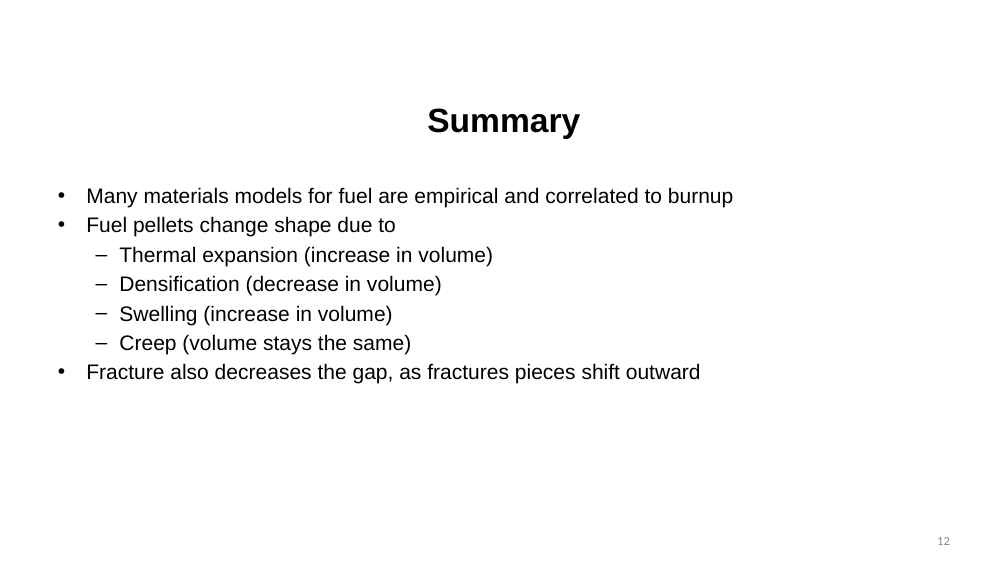
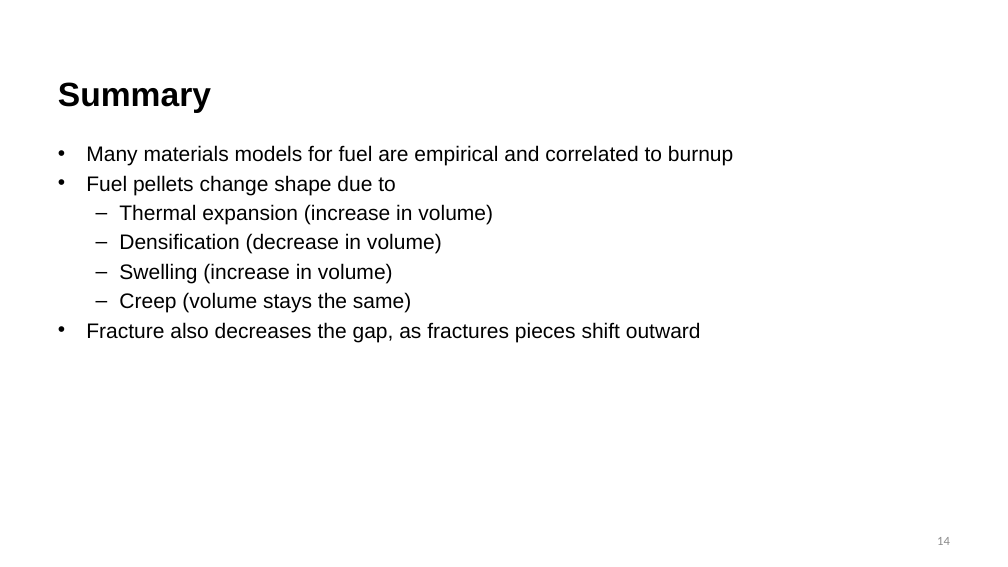
Before and after one commit to benbeeler/TEACHING, a slide deck: slide 14 of Nuclear_Fuel_Performance/NE533_Spring2026/Module3/Lec14_swell_zirc.pptx (slide 12 before the commit). Drawn at 1008x567 pixels with LibreOffice and Linux fonts; fonts in the diff are those of the drawing; background and template pictures are left out. Boxes give left, top, right and bottom in pixels: in the first picture for what was removed or moved away, otherwise in the second. Text is boxed around its words. In the diff, an @@ line names an element or a change of style, - is before the commit and + after.

```diff
--- a/Nuclear_Fuel_Performance/NE533_Spring2026/Module3/Lec14_swell_zirc.pptx
+++ b/Nuclear_Fuel_Performance/NE533_Spring2026/Module3/Lec14_swell_zirc.pptx
@@ title "Summary": place and size @@
-title "Summary" at [427,108,580,139]
+title "Summary" at [58,82,211,113]
@@ title "Summary" at [58,82,211,113]: alignment centre to left @@
@@ text "Many materials models for fuel ...": place and size @@
-text "Many materials models for fuel ..." at [86,187,733,384]
+text "Many materials models for fuel ..." at [86,145,733,342]
@@ page number at [937,537,950,545]: text changed @@
-12
+14
```
Also in this commit, not shown: 22 other slides changed, 2 slides added, 8 other files.
